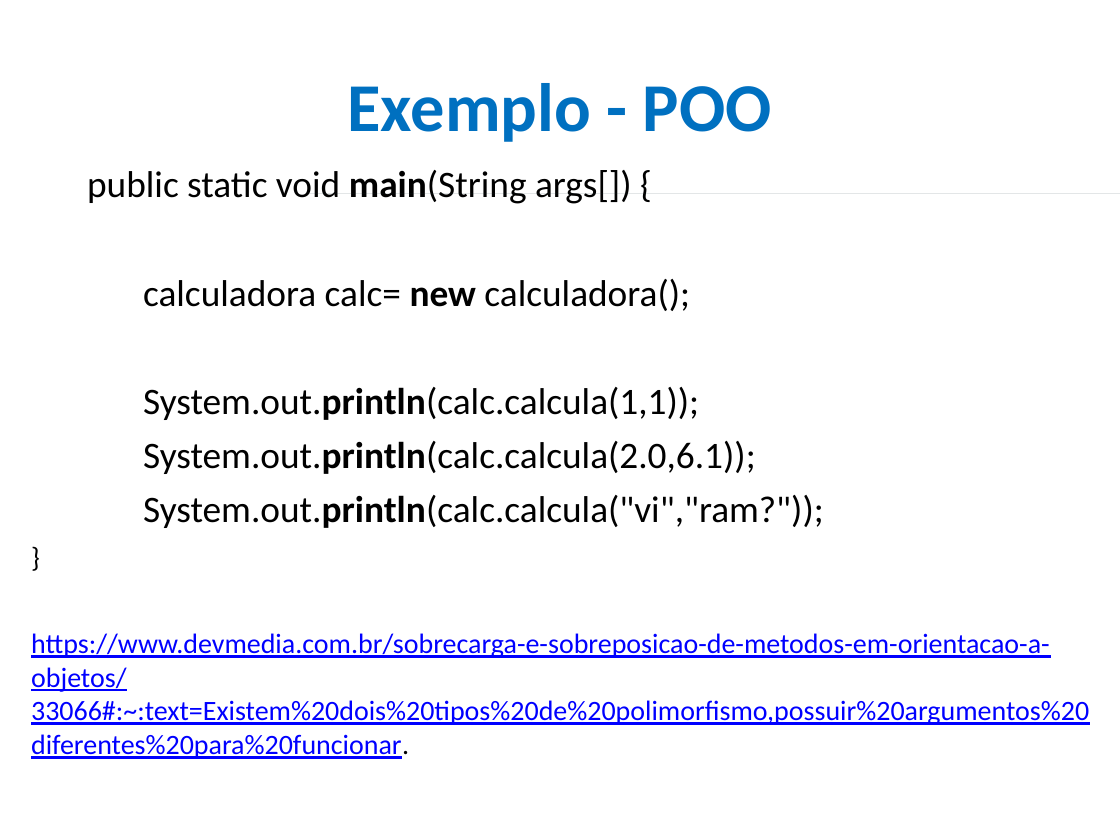
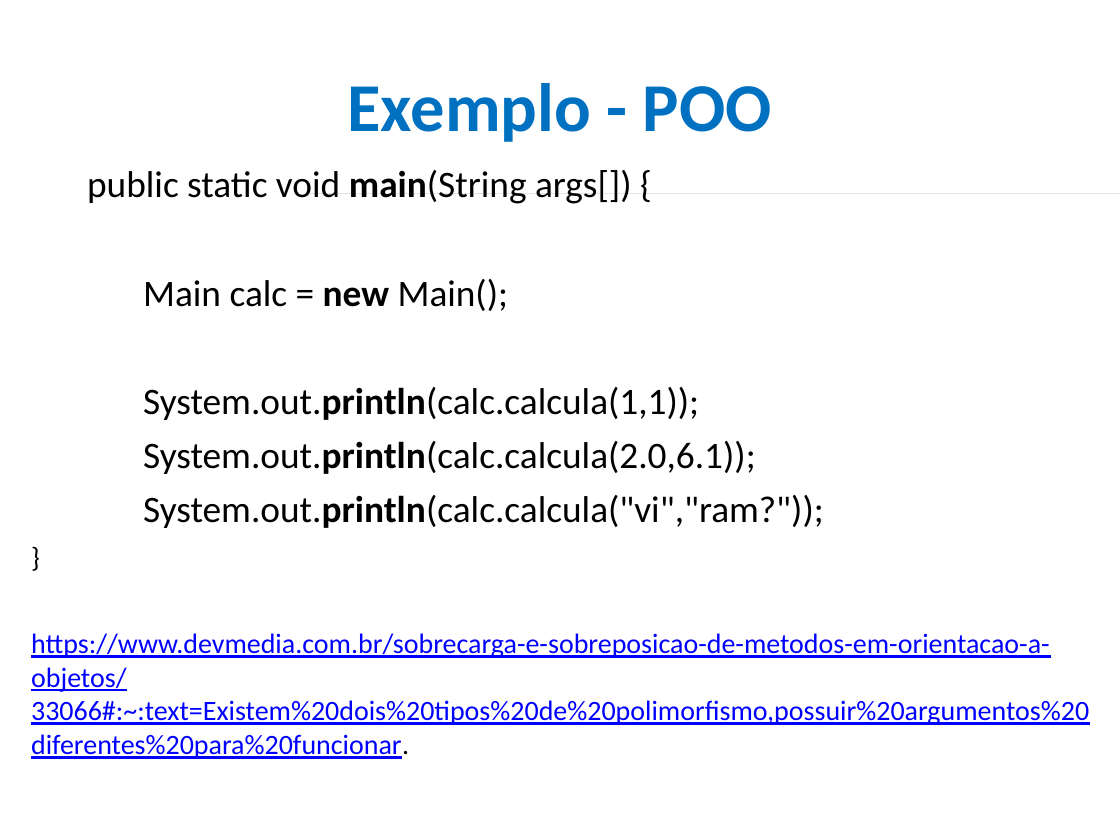
Before and after one commit to CloudEducationBrazil/WydenCursoFerias, a slide deck: slide 20 of 02 poo/02 Qua Teams Curso de Férias POO.pptx. Drawn at 1120x840 pixels with LibreOffice and Linux fonts; fonts in the diff are those of the drawing; background and template pictures are left out. Boxes give left, top, right and bottom in pixels: in the first picture for what was removed or moved away, otherwise in the second. Text is boxed around its words. In the diff, an @@ line names an element or a change of style, - is before the commit and + after.

```diff
--- a/02 poo/02 Qua Teams Curso de Férias POO.pptx
+++ b/02 poo/02 Qua Teams Curso de Férias POO.pptx
@@ text at [143, 279, 508, 311]: text changed @@
-calculadora calc= new calculadora();
+Main calc = new Main();
```
Also in this commit, not shown: 2 other slides changed, 5 other files.
